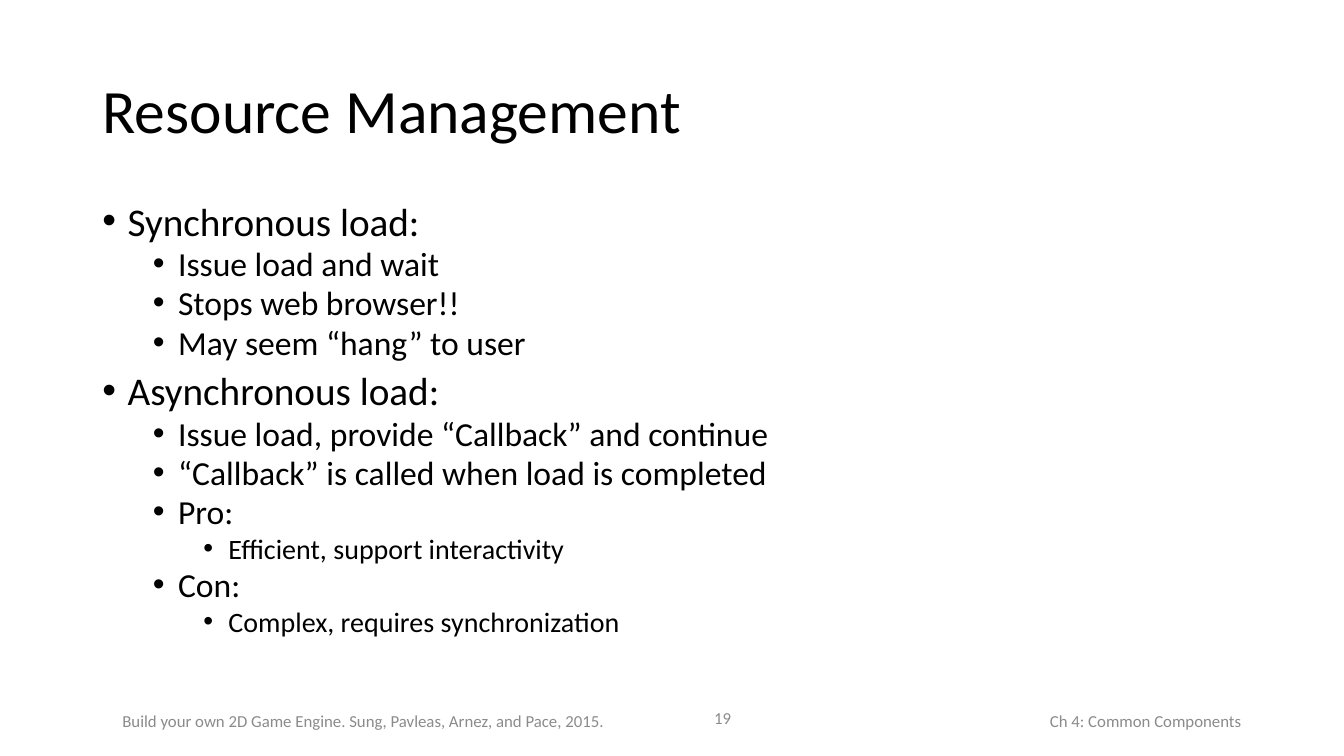
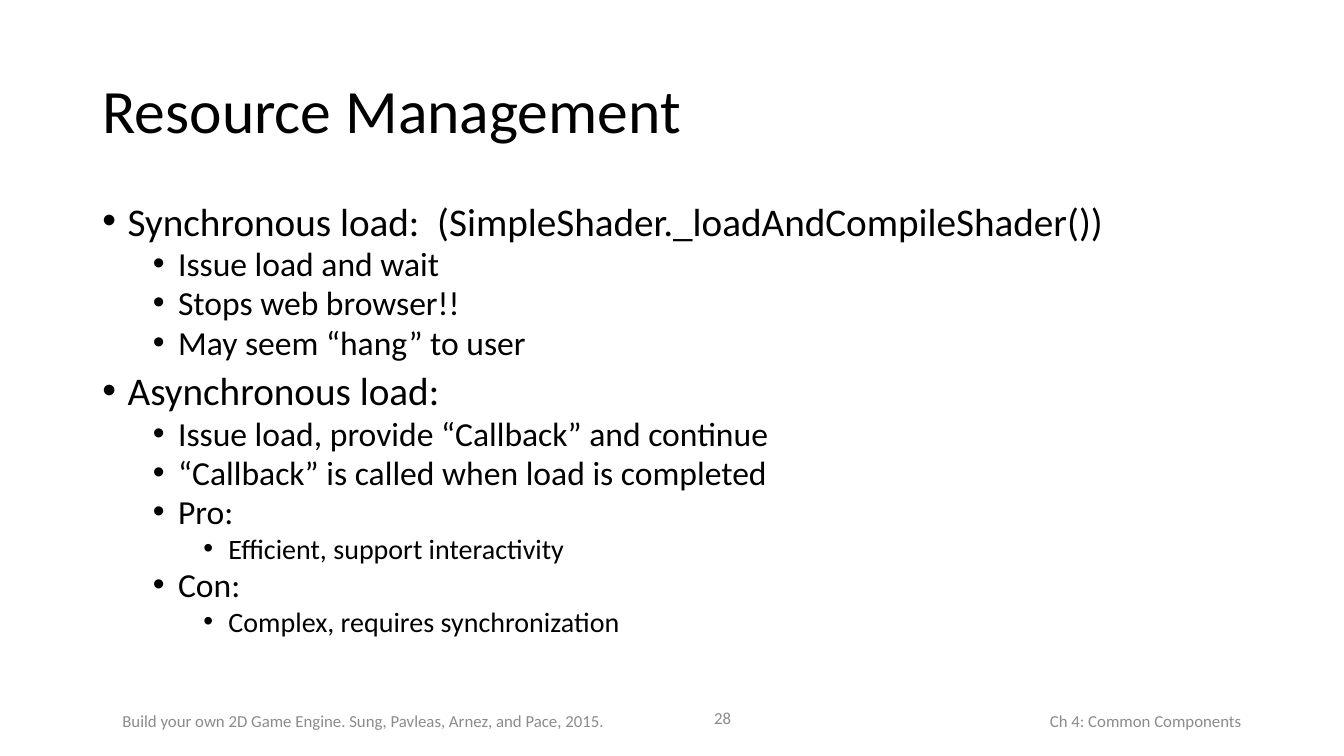
Before and after one commit to HTML5GameEngineGroup/html5engine, a slide deck: slide 28 of BookChapterContent/Slides/Chap4.pptx (slide 19 before the commit). Drawn at 1344x756 pixels with LibreOffice and Linux fonts; fonts in the diff are those of the drawing. Boxes give left, top, right and bottom in pixels: in the first picture for what was removed or moved away, otherwise in the second. Text is boxed around its words. In the diff, an @@ line names an element or a change of style, - is before the commit and + after.

```diff
--- a/BookChapterContent/Slides/Chap4.pptx
+++ b/BookChapterContent/Slides/Chap4.pptx
@@ text at <box>128,207,1103,243</box>: text changed @@
-• Synchronous load:
+• Synchronous load: (SimpleShader._loadAndCompileShader())
@@ page number at <box>714,712,731,724</box>: text changed @@
-19
+28
```
Also in this commit, not shown: 38 other slides changed, 18 slides added, 23 other files.
